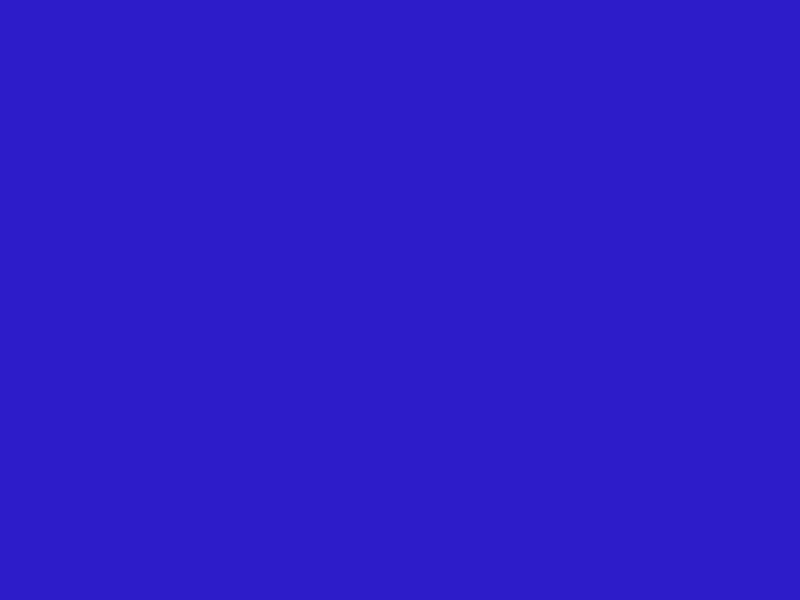
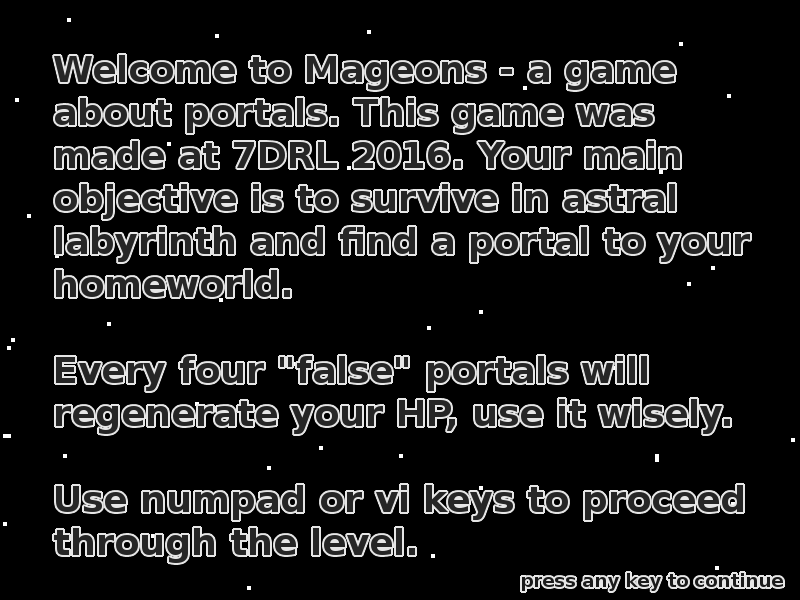
Layered file, before and after one edit (800×600). Changes by layer:
removed layer "Background" over 0, 0, 800, 600
added layer "press any key to continue" above "Welcome to Mageons - a game ab..." over 522, 573, 783, 591
added layer "Welcome to Mageons - a game ab..." above "outline2" over 54, 55, 750, 563
added layer "outline2" above "outline" over 520, 571, 785, 593
added layer "outline" above "background.png" over 52, 53, 752, 565
added layer "background.png" over 0, 0, 800, 600
